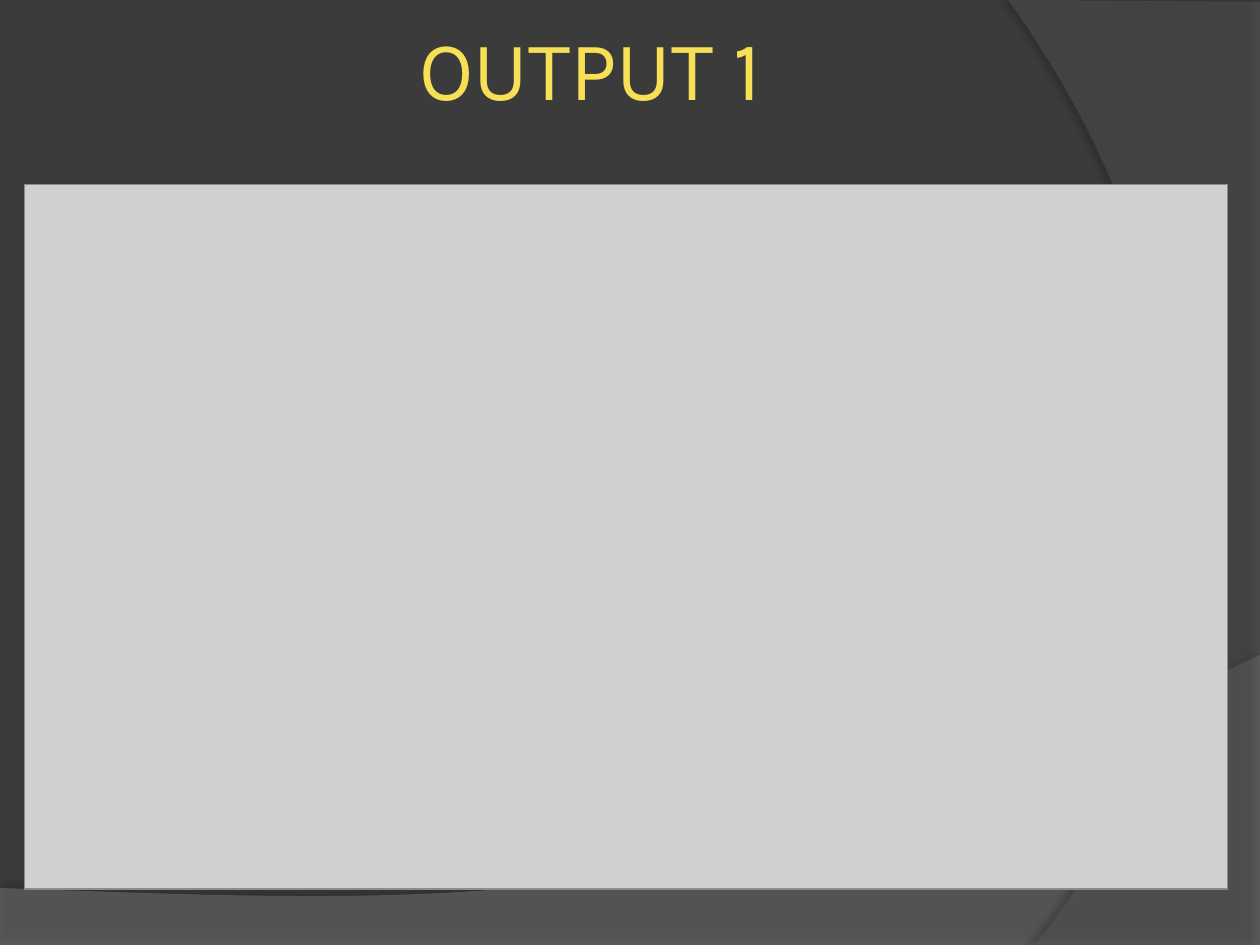
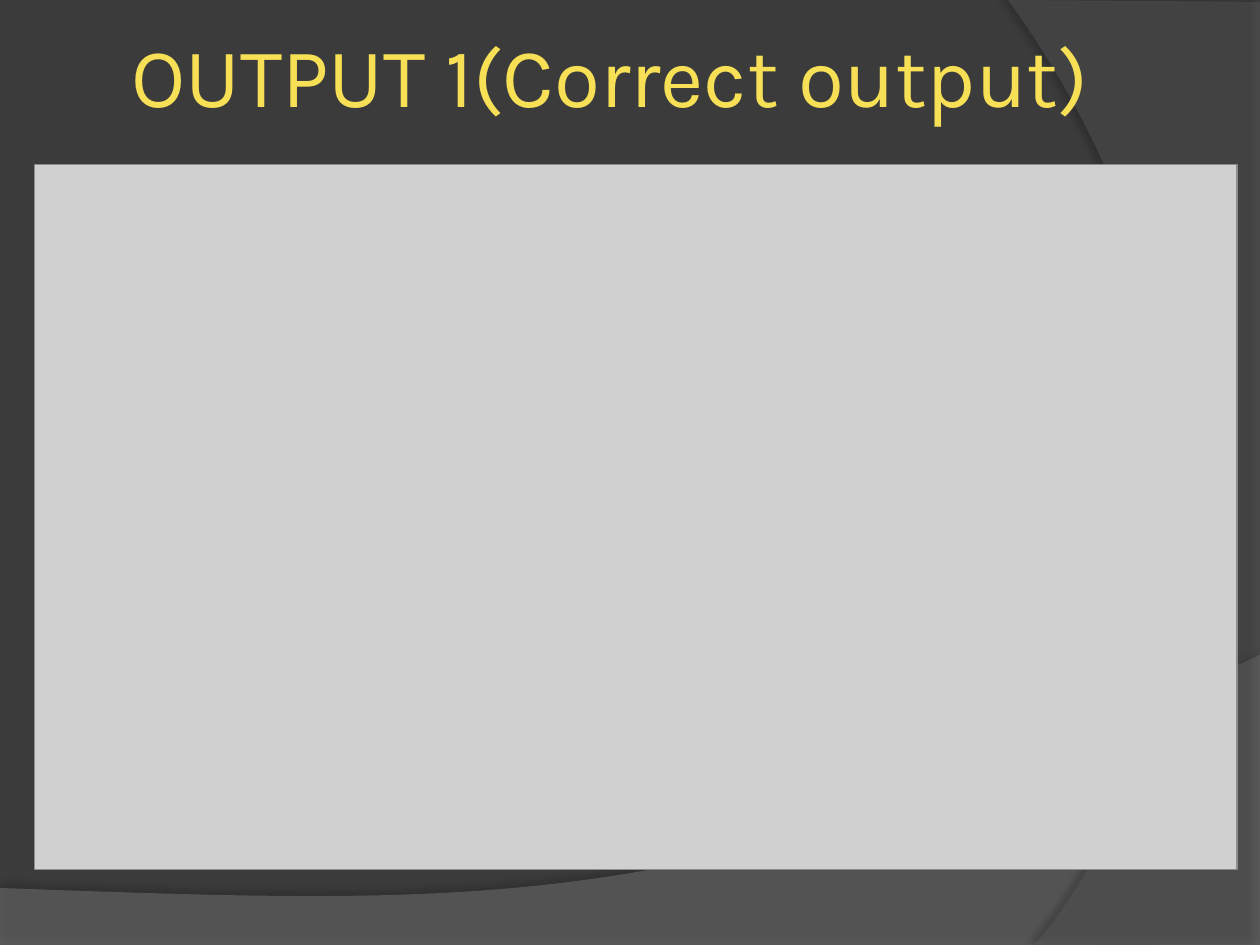
Before and after one commit to DhyeyVora-1706/LT-Project, a slide deck: slide 6 of Language Translator.pptx. Drawn at 1260x945 pixels with LibreOffice and Linux fonts; fonts in the diff are those of the drawing; grey boxes stand for pictures. Boxes give left, top, right and bottom in pixels: in the first picture for what was removed or moved away, otherwise in the second. Text is boxed around its words. In the diff, an @@ line names an element or a change of style, - is before the commit and + after.

```diff
--- a/Language Translator.pptx
+++ b/Language Translator.pptx
@@ title at <box>131,46,1088,127</box>: text changed @@
-OUTPUT 1
+OUTPUT 1(Correct output)
@@ picture: place and size @@
-picture at <box>25,185,1227,890</box>
+picture at <box>35,165,1237,869</box>
```
Also in this commit, not shown: 2 other slides changed.
